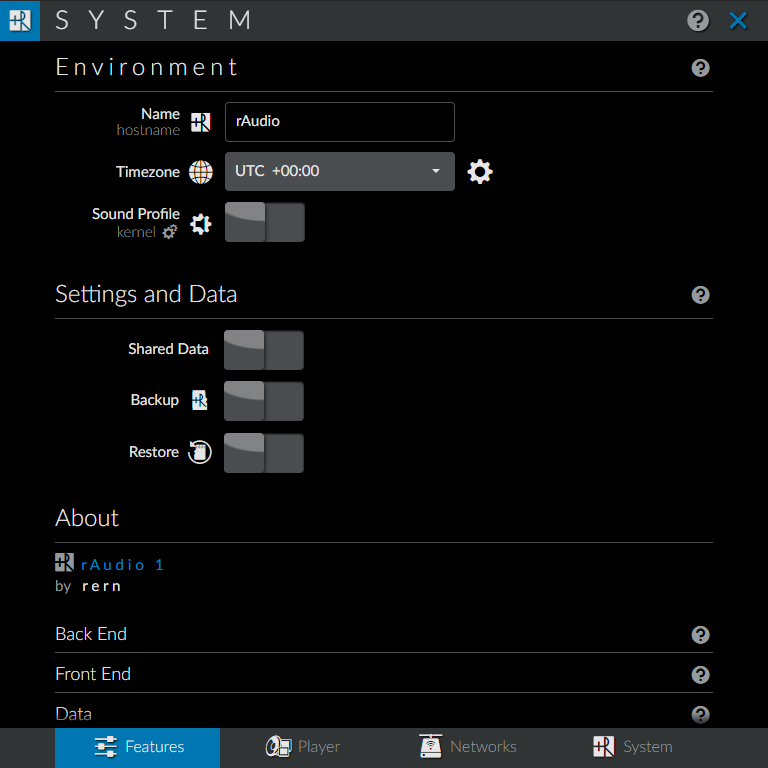
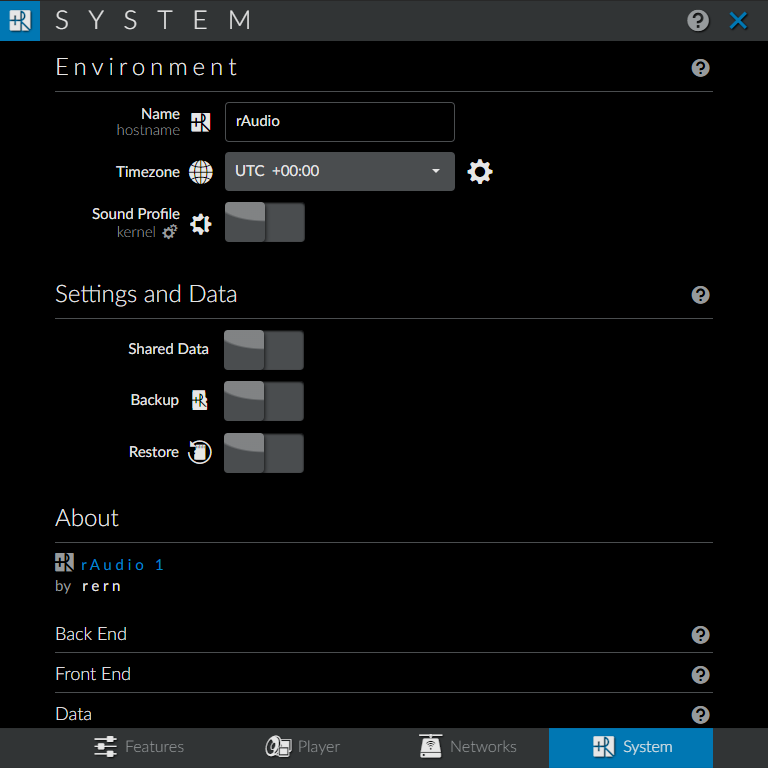
Layered file, before and after one edit (768 x 768). Changes by layer:
showed "system" over bbox(55, 728, 713, 768)
hid "featuresB" over bbox(55, 728, 713, 768)
showed "features2", painted on it over bbox(55, 710, 713, 768)
